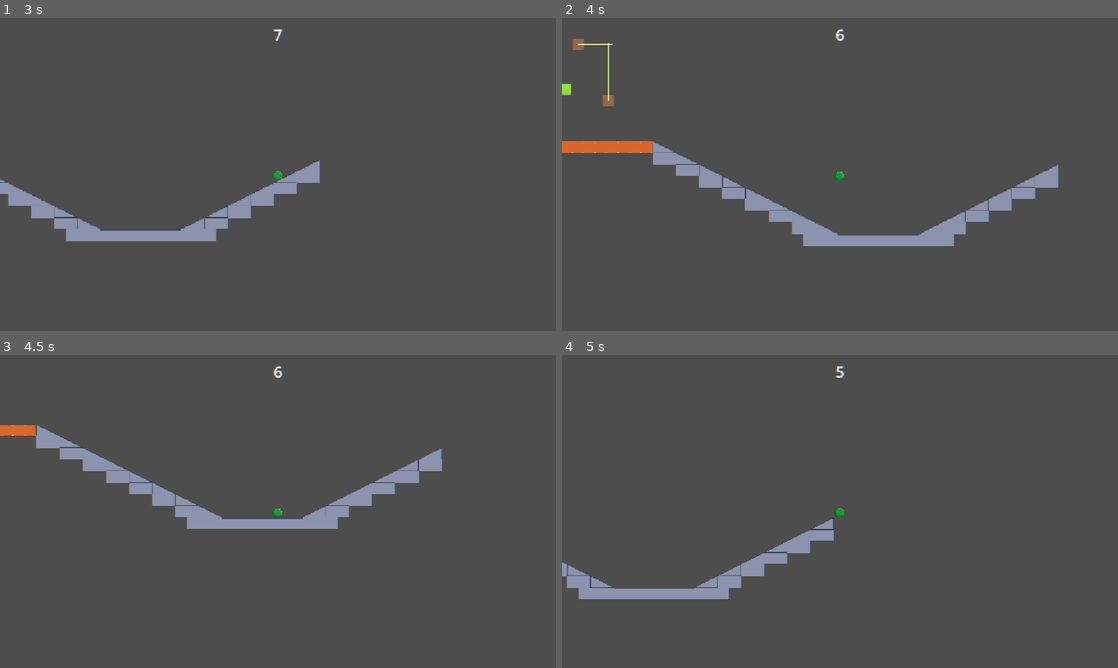
Above: before the commit, frames 1-4 (two rows, left to right).
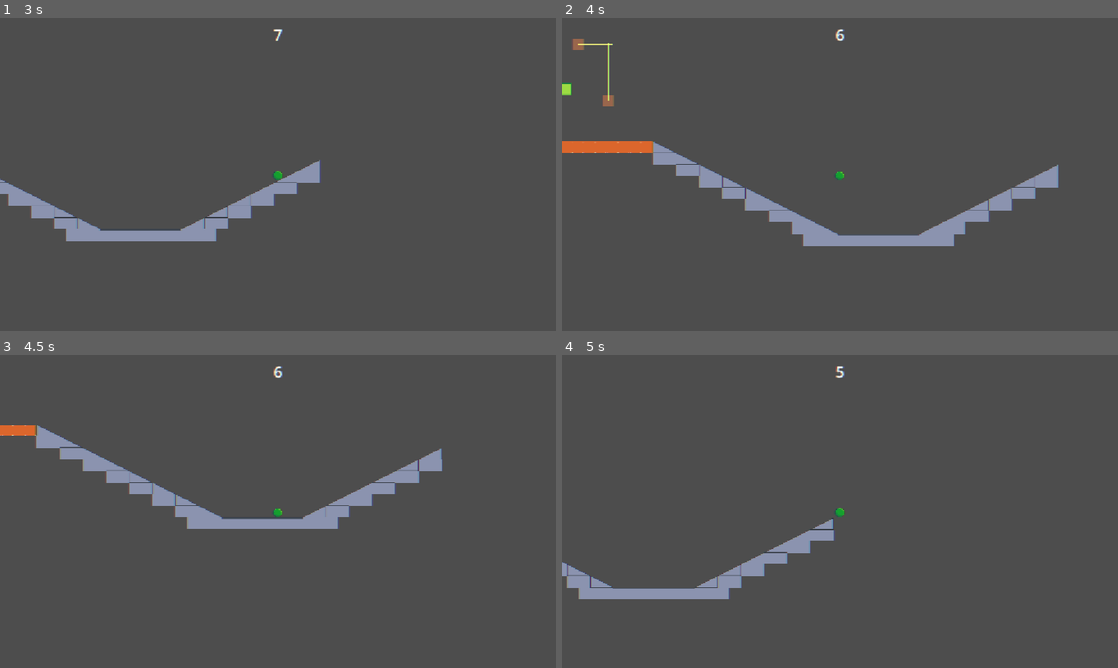
Above: after the commit, the same moments.

Repository: swan-eternal/clockwork
Game: Godot game, scene res://scenes/main_menu.tscn
Two runs of this game, one before a commit and one after it. Both use one fixed random seed, a clock stepped at 60 frames per second and the inputs below.
Inputs:
- Up to frame 1 (3 s): click "Start" at 0.5 s; tap Enter (ui_accept) at 1.25, 1.52, 2.27 s; hold Right (ui_right) 1.28-2.78 s; hold Left (ui_left) from 2.78 s (still down)
- Up to frame 2 (4 s): release Left (ui_left) at 3.53 s; hold Right (ui_right) from 3.53 s (still down); tap Enter (ui_accept) at 3.77 s
- Up to frame 3 (4.5 s): keep holding Right (ui_right)
- Up to frame 4 (5 s): keep holding Right (ui_right); tap Enter (ui_accept) at 4.52 s

Frame 1 is identical in both runs. In frame 2, less than 0.1% of the frame differs, in the area x 47-73%, y 61-70%; in frame 3, less than 0.1%; in frame 4, less than 0.1%.
Error before the commit: Parse Error: Function "wake_up()" not found in base self. (res://scripts/balloon.gd:69)

Commit message:
Use sleeping = false instead of wake_up() (Godot 4 doesn't have wake_up)
RigidBody2D in Godot 4 has no wake_up() method — setting
sleeping = false is the right way to wake a sleeping body. The
previous commit's wake_up() call was a parse error, caught
immediately by Godot when the project reloaded.

Diff:
--- a/scripts/balloon.gd
+++ b/scripts/balloon.gd
@@ -64,9 +64,9 @@
 	# displacement should pull the balloon back to the cardinal
 	# equilibrium, but only if the body is awake. Without this, a
 	# brief moment of low velocity can put the body to sleep and the
-	# spring stops being able to correct it.
-	if sleeping:
-		wake_up()
+	# spring stops being able to correct it. RigidBody2D in Godot 4
+	# has no wake_up() method — setting sleeping = false does the job.
+	sleeping = false
 	# Read gravity directly from the global singleton each tick. A
 	# Vector2 read is cheap and avoids the "did I miss the signal?"
 	# bug class entirely — no subscription bookkeeping.
